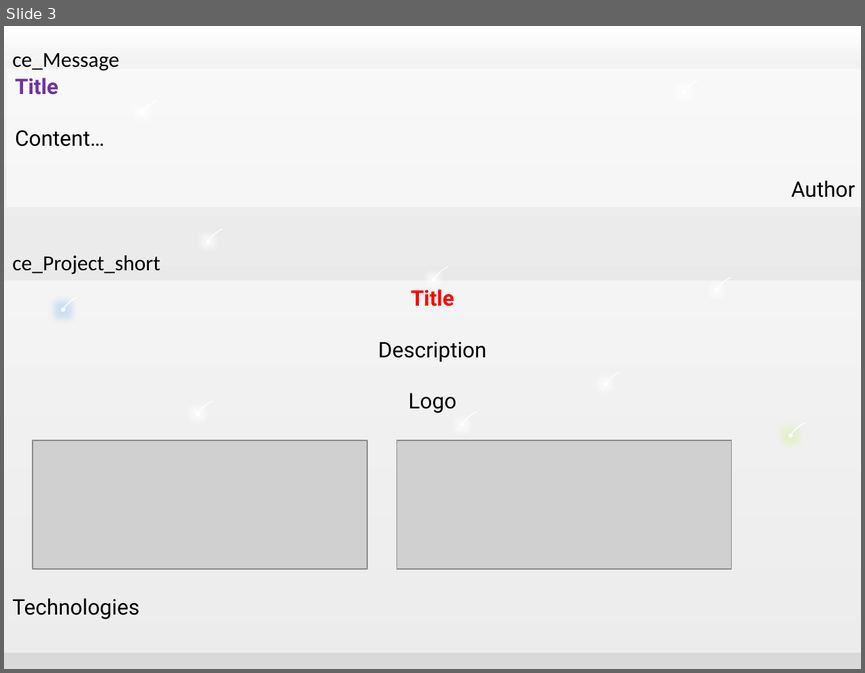
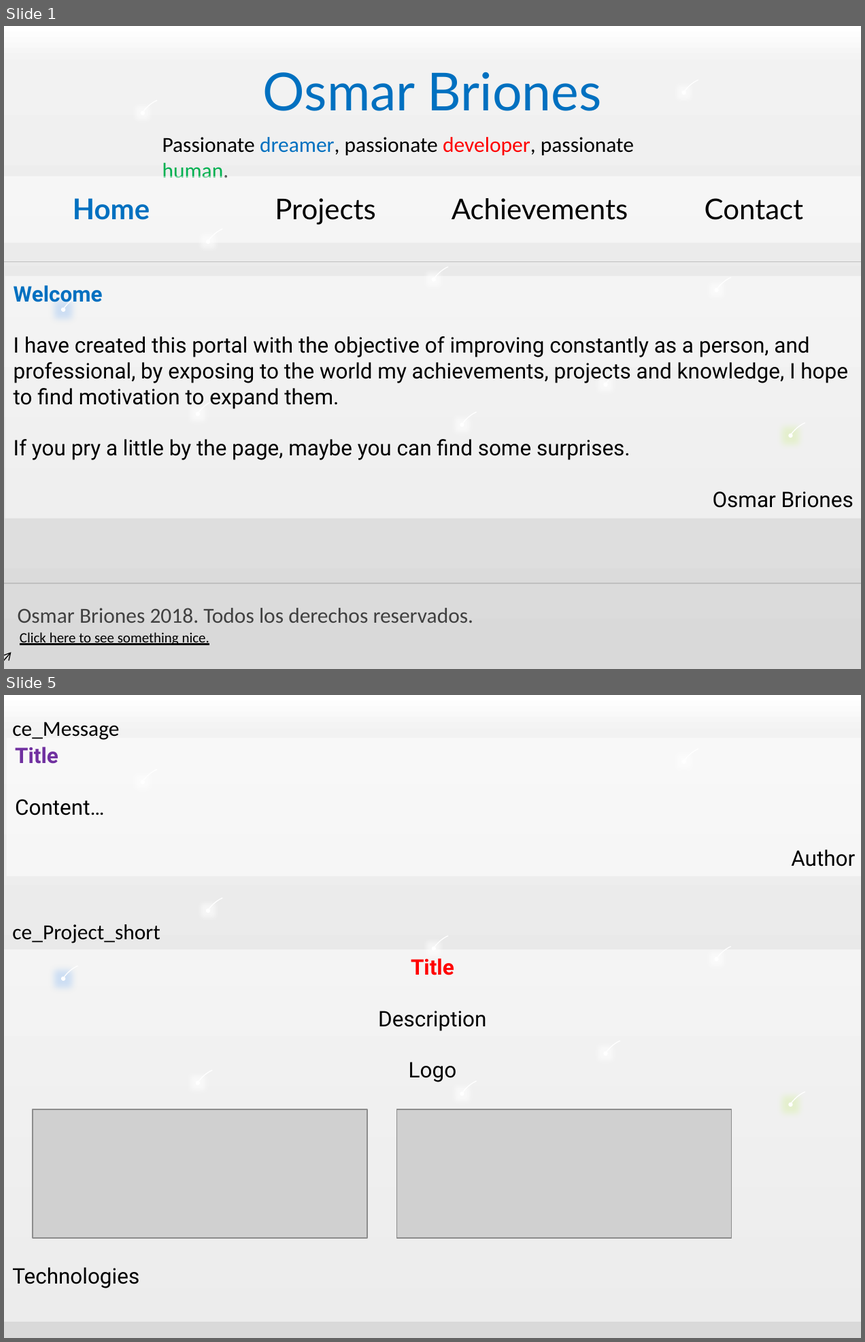
Before and after one commit to OsmarBriones/VidaS2, a slide deck: screens.pptx. Shown one above the other, each under a label of ours: slide 3 before the commit, slides 1 and 5 after it; the slides between them are not shown. The pictures are 865x673 and 865x1342 pixels, drawn with LibreOffice and Linux fonts; fonts in the diff are those of the drawing; grey boxes stand for pictures; background and template pictures are left out. Boxes give left, top, right and bottom in pixels: in the first picture for what was removed or moved away, otherwise in the second. Text is boxed around its words. In the diff, an @@ line names an element or a change of style, - is before the commit and + after.

```diff
--- a/screens.pptx
+++ b/screens.pptx
@@ slide 1 added at box(4, 26, 861, 669), background gradient #FFFFFF to #F2F2F2 to #D9D9D9; not listed: 20 template elements that a slide beside it also shows @@
@@ text added at box(263, 72, 602, 111), 44 pt, text #0070C0 @@
+Osmar Briones
@@ text added at box(162, 137, 634, 178), 18 pt, text #000000 @@
+Passionate dreamer, passionate developer, passionate human.
@@ rectangle added at box(4, 176, 861, 243), fill #FFFFFF at 50% opacity @@
@@ table added at box(4, 187, 861, 230), 1 rows, 4 columns @@
+Home | Projects | Achievements | Contact
@@ line added from (4, 261) to (861, 261), #BFBFBF 0.75 pt @@
@@ rectangle added at box(5, 276, 861, 518), fill #FFFFFF at 50% opacity, 18 pt, text #000000 @@
+Welcome
+I have created this portal with the objective of improving constantly as a person, and professional, by exposing to the world my achievements, projects and knowledge, I hope to find motivation to expand them.
+If you pry a little by the page, maybe you can find some surprises.
+Osmar Briones
@@ line added from (4, 583) to (861, 583), #BFBFBF 0.75 pt @@
@@ text added at box(18, 607, 474, 622), 18 pt, text #404040 @@
+Osmar Briones 2018. Todos los derechos reservados.
@@ text added at box(20, 632, 209, 645), 12 pt, text #000000, underline @@
+Click here to see something nice.
@@ arrow added from (4, 669) to (11, 652), #000000 0.75 pt @@
@@ what was slide 3 is now slide 5 @@
```
Also in this commit, not shown: 1 slide changed, 3 other slides added, 1 slide removed.
